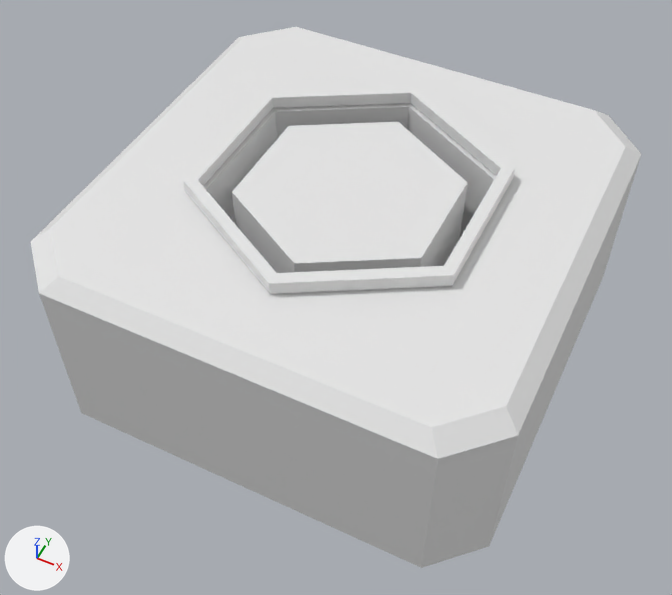
Before and after pictures for a commit that changed the Blender file Blender/DoorThingy.blend.
Both versions are drawn from a 50 mm camera at (1.32, -2.77, 3.56) aimed at (0.01, -0.17, 0.31). The lights are fixed; the arrows at lower left show +X, +Y and +Z.
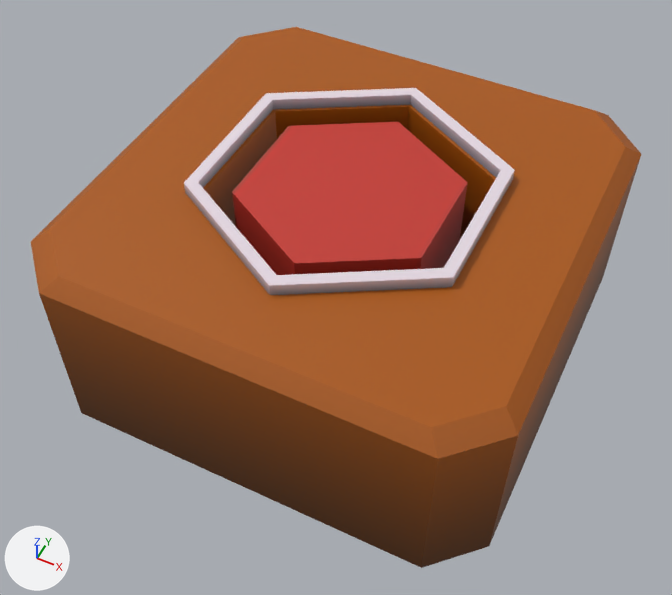
The change, as a list of edits to the scene's bpy script:
```text
Add img_gradient_palette_png:
    img_gradient_palette_png = load_image('Gradient Palette.png', '../Assets/_OurAssets/Textures/Gradient Palette.png', 2048, 2048, 'sRGB')
Add mat_gradientpalette:
    mat_gradientpalette = principled_material('GradientPalette')
    mat_gradientpalette.texture = img_gradient_palette_png
Change me_cube:
    where me_cube.from_pydata(...)  # 38 vertices, 26 faces; spans x -1.07..1.07, y -1.07..1.07, z -0.06..2.01
    used by ob_cube; location = (0.0, 0.0, 0.0); scale = (1.0, 1.0, 0.43)
    remove me_cube.materials.append(mat_material)  # white #e7e7e7
    me_cube part 1: texture (UV) coordinates of 26 of 26 faces, centred in x -1.07..1.07, y -1.07..1.07, z 0.91..2.01, changed; they spanned u 0.0..0.99, v 0.0..1.0 and now span u 0.2..0.22, v 0.36..0.48
    add me_cube.materials.append(mat_gradientpalette)  # picture img_gradient_palette_png
Change me_cylinder:
    where me_cylinder.from_pydata(...)  # 12 vertices, 8 faces; spans x -0.87..0.87, y -1.0..1.0, z -1.0..1.0
    used by ob_cylinder; location = (0.0, 0.0, 0.435); scale = (0.514, 0.514, 0.421)
    me_cylinder part 2: texture (UV) coordinates of 8 of 8 faces, centred in x -0.87..0.87, y -0.75..0.75, z -1.0..1.0, changed; they spanned u 0.0..1.0, v 0.0..0.95 and now span u 0.39..0.42, v 0.44..0.5
    add me_cylinder.materials.append(mat_gradientpalette)  # picture img_gradient_palette_png
Change me_cylinder_001:
    where me_cylinder_001.from_pydata(...)  # 24 vertices, 14 faces; spans x -0.87..0.87, y -1.0..1.0, z 0.9..1.0
    add me_cylinder_001.materials.append(mat_gradientpalette)  # picture img_gradient_palette_png
Change ob_cylinder_001:
    ob_cylinder_001.location: (0.0, -0.001, 0.347) -> (0.0, -0.001, 0.335)
```

Where the change shows, as pixel boxes [x1, y1, x2, y2] in the pictures (672 x 595 px):
'Cube', recoloured, surface changed (white to brown): [31, 27, 641, 568] in both
'Cylinder', recoloured, surface changed (white to red): [232, 122, 468, 275] in both
'Cylinder.001', recoloured, moved: before [183, 86, 515, 294]; after [184, 88, 515, 295]
part 2 of me_cylinder, surface changed (white to red): before [232, 122, 468, 273]; after [232, 122, 468, 275]
